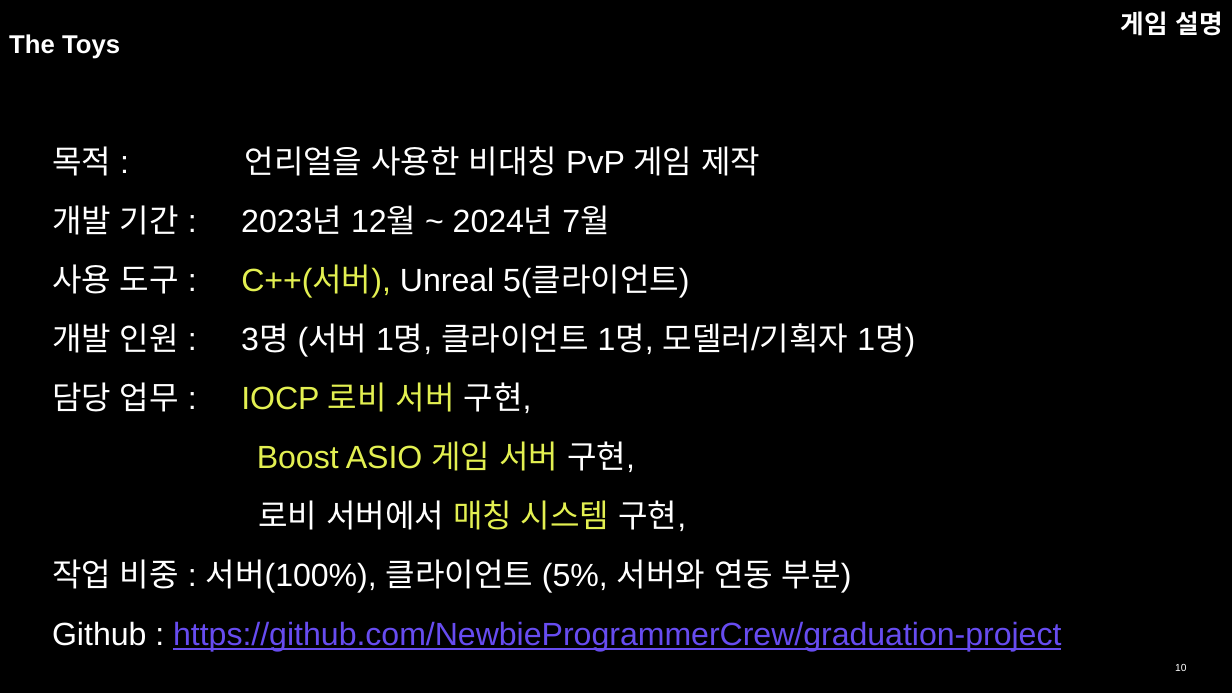
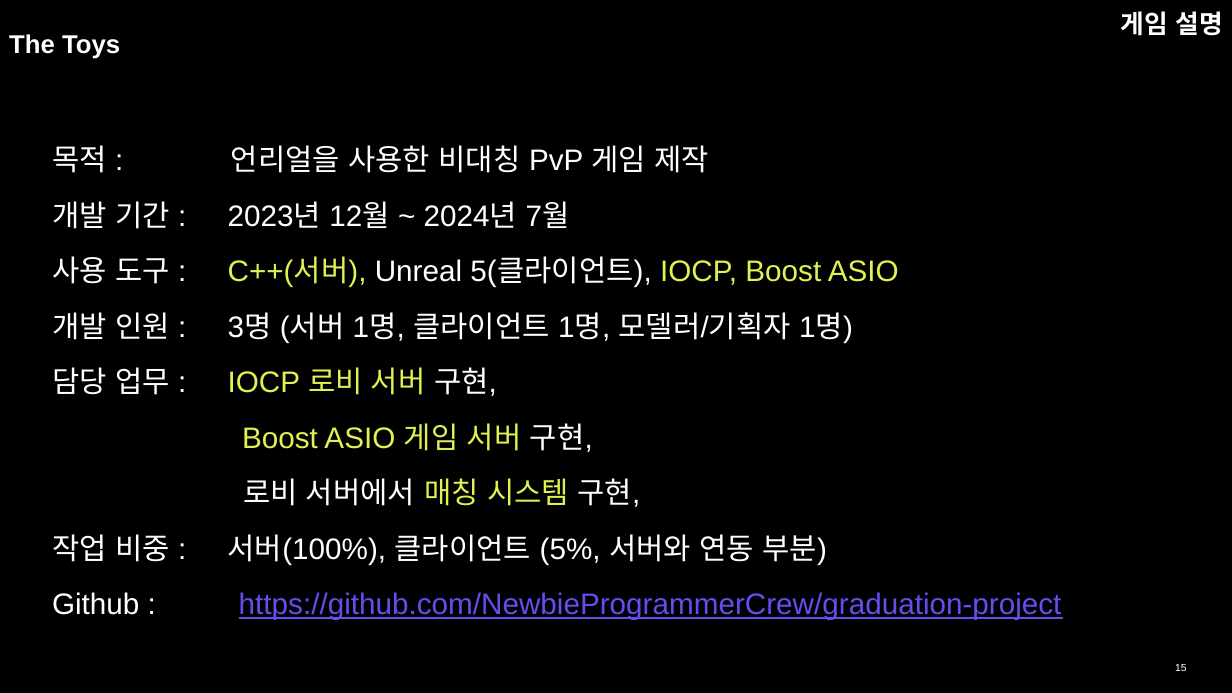
Before and after one commit to NewbieProgrammerCrew/graduation-project, a slide deck: slide 15 of 포트폴리오/이종혁 포트폴리오.pptx (slide 10 before the commit). Drawn at 1232x693 pixels with LibreOffice and Linux fonts; fonts in the diff are those of the drawing. Boxes give left, top, right and bottom in pixels: in the first picture for what was removed or moved away, otherwise in the second. Text is boxed around its words. In the diff, an @@ line names an element or a change of style, - is before the commit and + after.

```diff
--- a/포트폴리오/이종혁 포트폴리오.pptx
+++ b/포트폴리오/이종혁 포트폴리오.pptx
@@ text at (52, 145, 1062, 620): size 25 to 23.1 pt in "목적 : 언리얼을 사용한 비대칭 PvP 게임 ...", "개발 기간 : 2023년 12월 ~ 2024년 ...", "개발 인원 : 3명 (서버 1명, 클라이언트 ...", "담당 업무 : IOCP 로비 서버 구현," and 4 more places @@
@@ text at (52, 256, 899, 287): text changed; size 25 to 23.1 pt; text colour #FFFFFF to #E3F051 @@
-사용 도구 : C++(서버), Unreal 5(클라이언트)
+사용 도구 : C++(서버), Unreal 5(클라이언트), IOCP, Boost ASIO
@@ page number at (1175, 664, 1186, 671): text changed @@
-10
+15
```
Also in this commit, not shown: 12 other slides changed, 9 slides added, 4 slides removed.
